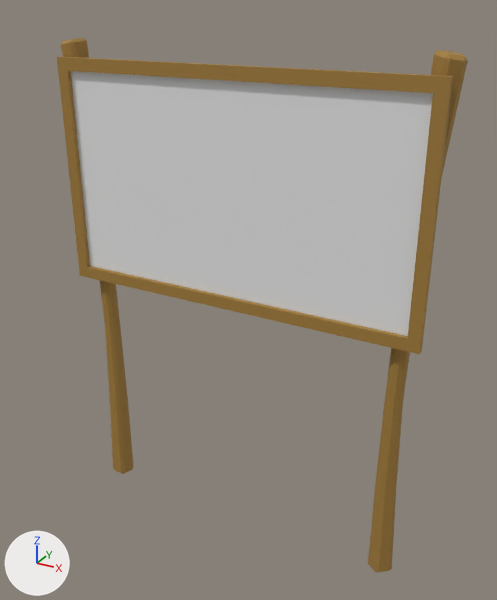
Before and after pictures for a commit that changed the Blender file data/Assets/Models/Billboard/Billboard.blend.
Camera for both pictures: a 50 mm lens placed at (17.3, -30.3, 13.2), pointed at (1.2, -1.0, -1.4). Lighting does not change. The marker at lower left points along +X, +Y and +Z.

Script lines for the objects in view, before the commit:
```python
me_cylinder = bpy.data.meshes.new('Cylinder')
me_cylinder.from_pydata(...)  # 30 vertices, 27 faces; spans x -0.43..0.15, y -0.16..0.2, z -3.53..3.52
me_cylinder.materials.append(mat_mat_wood)  # brown #a37d38
me_cylinder_001 = bpy.data.meshes.new('Cylinder.001')
me_cylinder_001.from_pydata(...)  # 30 vertices, 27 faces; spans x -0.43..0.15, y -0.16..0.2, z -3.53..3.52
me_cylinder_001.materials.append(mat_mat_wood)  # brown #a37d38
# before: 1 (-0.25, 0.2, 3.48), 3 (-0.06, 0.06, 3.52), 5 (-0.13, -0.16, 3.5), 7 (-0.36, -0.16, 3.46), 9 (-0.43, 0.06, 3.45)
me_plane = bpy.data.meshes.new('Plane')
me_plane.from_pydata(...)  # 16 vertices, 14 faces; spans x -10.5..10.5, y -6.3..6.3, z 0.0..0.3
# faces by material slot: [13, 1]
me_plane.materials.append(mat_mat_wood)  # brown #a37d38
me_plane.materials.append(mat_mat_border)  # white #e7e7e7
ob_cylinder = bpy.data.objects.new('Cylinder', me_cylinder)
ob_cylinder.location = (-9.16, 0.0, -2.81)
ob_cylinder.scale = (4.0, 4.0, 4.0)
_m = ob_cylinder.modifiers.new('Bevel', 'BEVEL')
_m.width = 0.04
_m.width_pct = 0.04
ob_cylinder_001 = bpy.data.objects.new('Cylinder.001', me_cylinder_001)
ob_cylinder_001.location = (9.2, 0.0, -2.81)
ob_cylinder_001.rotation_euler = (0.0, 0.0, 3.142)  # degrees (0, 0, 180)
ob_cylinder_001.scale = (4.0, 4.0, 4.0)
_m = ob_cylinder_001.modifiers.new('Bevel', 'BEVEL')
_m.width = 0.04
_m.width_pct = 0.04
ob_plane = bpy.data.objects.new('Plane', me_plane)
ob_plane.location = (0.0, -0.7, 4.0)
ob_plane.rotation_euler = (1.571, 0.0, 0.0)  # degrees (90, 0, 0)
```
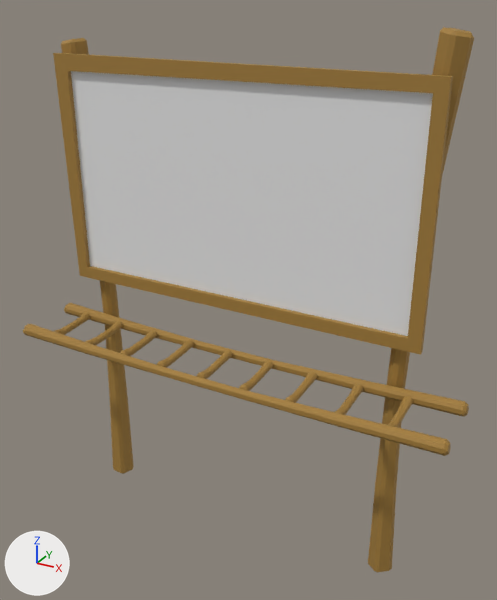
Commit message: Kartong: Some tweaks to Billboard.

The change, as a diff of the scene's bpy script:
```diff
--- a/data/Assets/Models/Billboard/Billboard.blend.py
+++ b/data/Assets/Models/Billboard/Billboard.blend.py
@@ me_cylinder_001 @@
 me_cylinder_001.from_pydata(...)  # 30 vertices, 27 faces; spans x -0.43..0.15, y -0.16..0.2, z -3.53..3.52
 # used by ob_cylinder_001; location = (9.2, 0.0, -2.81); rotation_euler = (0.0, 0.0, 3.142), in degrees (0, 0, 180); scale = (4.0, 4.0, 4.0)
+# me_cylinder_001 part 1
+for i in [1, 3, 5, 7, 9]: me_cylinder_001.vertices[i].co += Vector((-0.03, -0.03, 0.22))
 me_cylinder_001.materials.append(mat_mat_wood)
@@ me_plane @@
 me_plane.from_pydata(...)  # 16 vertices, 14 faces; spans x -10.5..10.5, y -6.3..6.3, z 0.0..0.3
 # used by ob_plane; location = (0.0, -0.7, 4.0); rotation_euler = (1.571, 0.0, 0.0), in degrees (90, 0, 0)
-me_plane.vertices[3].co = (-10.5, 6.3, 0.3)  # pixel (56, 57)
-me_plane.vertices[6].co = (-10.5, 6.3, 0.0)  # pixel (61, 56)
+# me_plane part 2
+me_plane.vertices[3].co = (-10.7, 6.5, 0.3)  # pixel (53, 53)
+me_plane.vertices[6].co = (-10.7, 6.5, 0.0)  # pixel (57, 52)
 me_plane.materials.append(mat_mat_wood)
@@ me_cylinder_004 @@
+me_cylinder_004.from_pydata(...)  # 20 vertices, 17 faces; spans x -0.151..0.111, y -0.098..0.121, z -0.632..0.65
+me_cylinder_004.materials.append(mat_mat_wood)  # brown #a37d38
@@ me_cylinder_003 @@
+me_cylinder_003.from_pydata(...)  # 30 vertices, 27 faces; spans x -0.34..0.12, y -0.1..0.12, z -3.53..3.51
+me_cylinder_003.materials.append(mat_mat_wood)  # brown #a37d38
@@ ob_cylinder_004 @@
+ob_cylinder_004 = bpy.data.objects.new('Cylinder.004', me_cylinder_004)
+ob_cylinder_004.location = (-10.18, -2.57, -4.98)
+ob_cylinder_004.rotation_euler = (3.142, 1.533, 7.854)  # degrees (180, 88, 90)
+ob_cylinder_004.scale = (2.51, 2.51, 2.51)
+_m = ob_cylinder_004.modifiers.new('Bevel', 'BEVEL')
+_m.width = 0.04
+_m.width_pct = 0.04
+_m = ob_cylinder_004.modifiers.new('Array', 'ARRAY')
+_m.count = 9
+_m.relative_offset_displace = (0.0, 5.3, 0.0)
@@ ob_cylinder_003 @@
+ob_cylinder_003 = bpy.data.objects.new('Cylinder.003', me_cylinder_003)
+ob_cylinder_003.location = (0.38, -4.28, -5.23)
+ob_cylinder_003.rotation_euler = (3.142, 1.533, 6.283)  # degrees (180, 88, 360)
+ob_cylinder_003.scale = (3.58, 3.58, 3.58)
+_m = ob_cylinder_003.modifiers.new('Bevel', 'BEVEL')
+_m.width = 0.04
+_m.width_pct = 0.04
@@ ob_cylinder_002 @@
+ob_cylinder_002 = bpy.data.objects.new('Cylinder.002', me_cylinder_003.copy())
+ob_cylinder_002.location = (0.38, -0.78, -5.23)
+ob_cylinder_002.rotation_euler = (3.142, 1.533, 6.283)  # degrees (180, 88, 360)
+ob_cylinder_002.scale = (3.58, 3.58, 3.58)
+_m = ob_cylinder_002.modifiers.new('Bevel', 'BEVEL')
+_m.width = 0.04
+_m.width_pct = 0.04
```

Location of each change, [x1, y1, x2, y2] in pixels of the pictures (497 x 600 px; the box of a moved part takes in the faces that stretch with it):
'Plane', reshaped
    before: [57, 57, 453, 354]
    after: [53, 53, 453, 355]
'Cylinder.001', reshaped
    before: [368, 50, 468, 572]
    after: [368, 27, 474, 572]
'Cylinder.003', added (brown)
    after: [23, 324, 451, 456]
'Cylinder.002', added (brown)
    after: [64, 303, 469, 417]
'Cylinder.004', added (brown)
    after: [54, 312, 413, 427]
part 1 of me_cylinder_001, moved or reshaped
    before: [431, 50, 468, 174]
    after: [432, 27, 474, 175]
part 2 of me_plane, moved or reshaped
    before: [57, 57, 452, 275]
    after: [53, 53, 452, 275]
